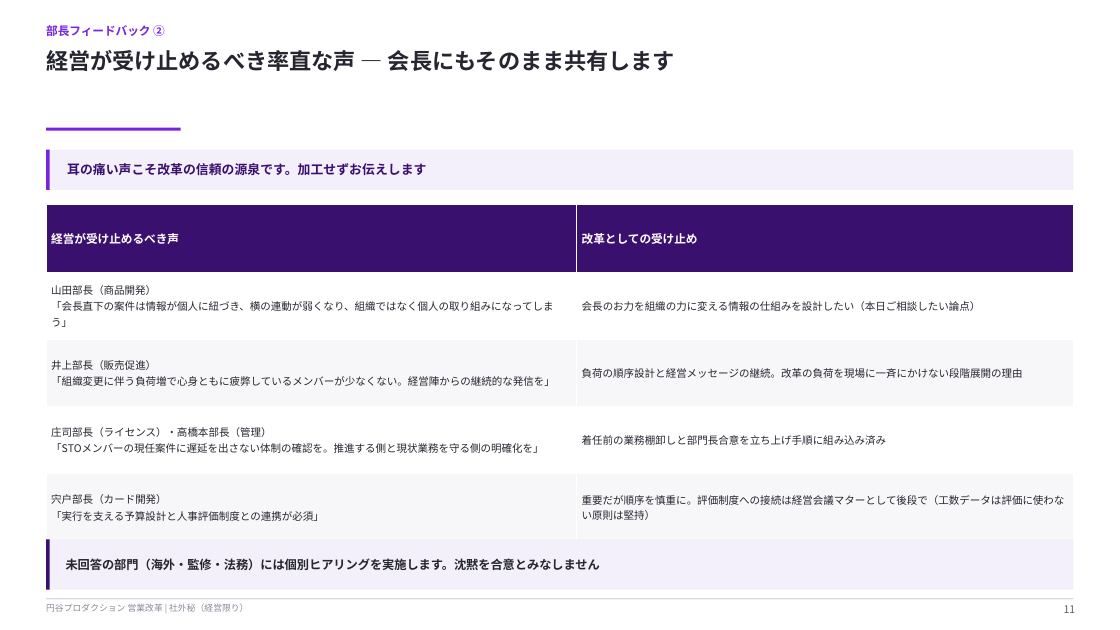
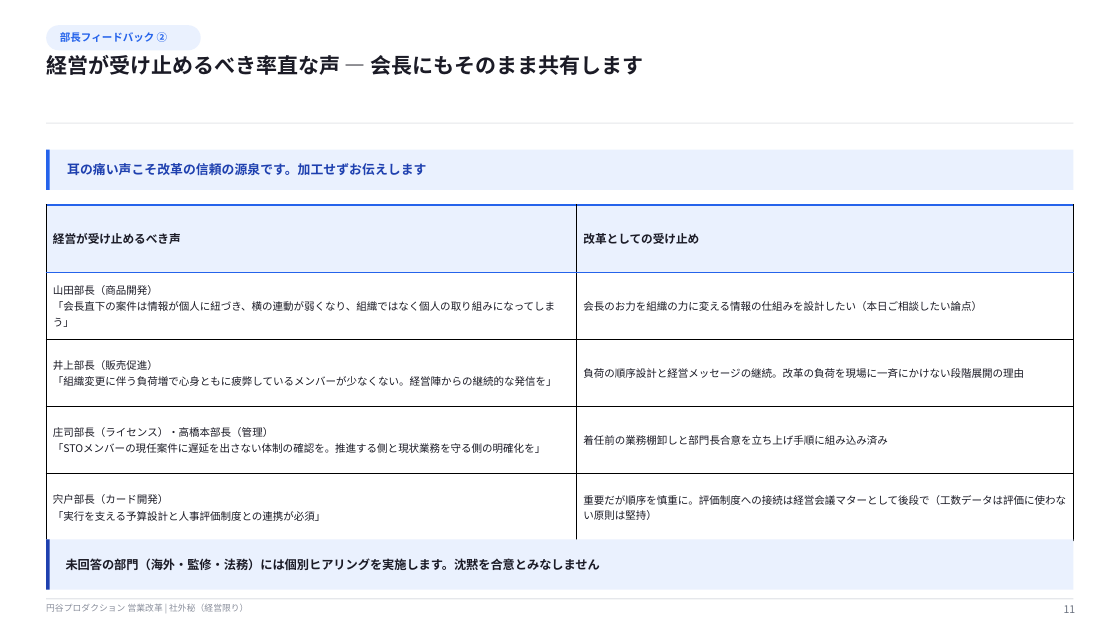
Before and after one commit to hayatoshintani-spe/kessho-lens, a slide deck: slide 11 of docs/営業改革_STO立ち上げ_山本会長共有資料.pptx. Drawn at 1120x630 pixels with LibreOffice and Linux fonts; fonts in the diff are those of the drawing. Boxes give left, top, right and bottom in pixels: in the first picture for what was removed or moved away, otherwise in the second. Text is boxed around its words. In the diff, an @@ line names an element or a change of style, - is before the commit and + after.

```diff
--- a/docs/営業改革_STO立ち上げ_山本会長共有資料.pptx
+++ b/docs/営業改革_STO立ち上げ_山本会長共有資料.pptx
@@ rounded rectangle "部長フィードバック ②": place and size @@
-rounded rectangle "部長フィードバック ②" at bbox=[46, 25, 165, 36]
+rounded rectangle "部長フィードバック ②" at bbox=[46, 25, 201, 50]
@@ rounded rectangle "部長フィードバック ②" at bbox=[46, 25, 201, 50]: size 10 to 9 pt, text colour #7823DC to #2563EB; less space between paragraphs; vertical alignment top to middle; fill none to #EAF1FE @@
@@ text "経営が受け止めるべき率直な声 — 会長にもそのまま共有します" at bbox=[46, 55, 644, 75]: size 19 to 18 pt, text colour #262630 to #1B1B26 @@
@@ rectangle removed at bbox=[46, 128, 181, 131] @@
@@ rectangle added at bbox=[46, 123, 1074, 124], fill #E5E7EB @@
@@ rectangle at bbox=[46, 150, 1074, 190]: fill #F3EFFB to #EAF1FE @@
@@ rectangle at bbox=[46, 150, 50, 190]: fill #7823DC to #2563EB @@
@@ text "耳の痛い声こそ改革の信頼の源泉です。加工せずお伝えします" at bbox=[67, 163, 426, 175]: text colour #3A106E to #1E40AF @@
@@ table at bbox=[46, 205, 1074, 541] @@
@@ fill #3A106E to #EAF1FE in row 1 @@
@@ fill #F7F7F9 to #FFFFFF in 4 cells @@
@@ text colour #FFFFFF to #1B1B26 in "経営が受け止めるべき声", "改革としての受け止め" @@
@@ text colour #262630 to #1B1B26 @@
@@ borders changed @@
@@ rectangle at bbox=[46, 539, 1074, 590]: fill #F3EFFB to #EAF1FE @@
@@ rectangle at bbox=[46, 539, 50, 590]: fill #3A106E to #1E40AF @@
@@ text "11" at bbox=[1064, 605, 1076, 613]: text colour #5F5F6E to #6B7280 @@
```
Also in this commit, not shown: 11 other slides changed, 7 other files.
